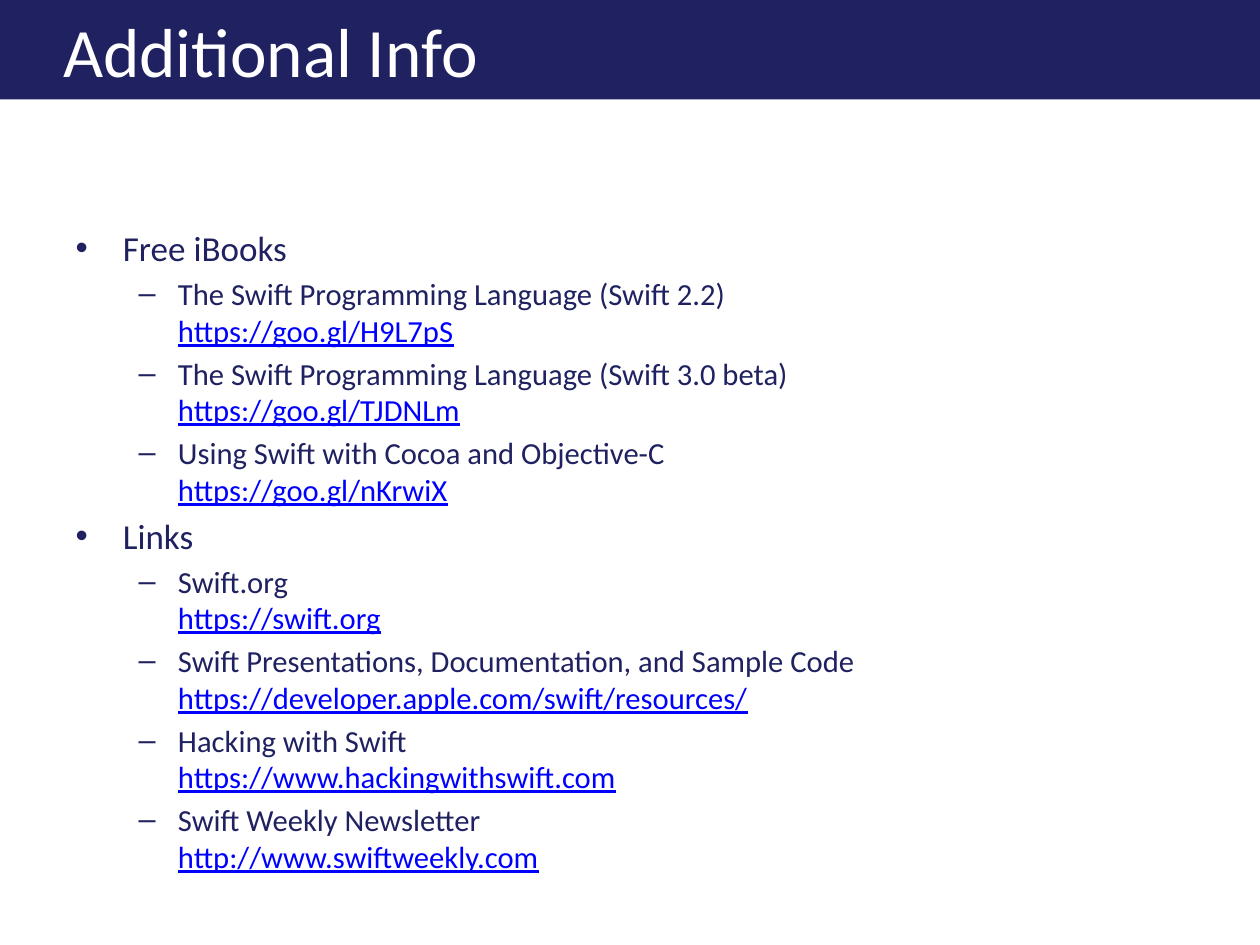
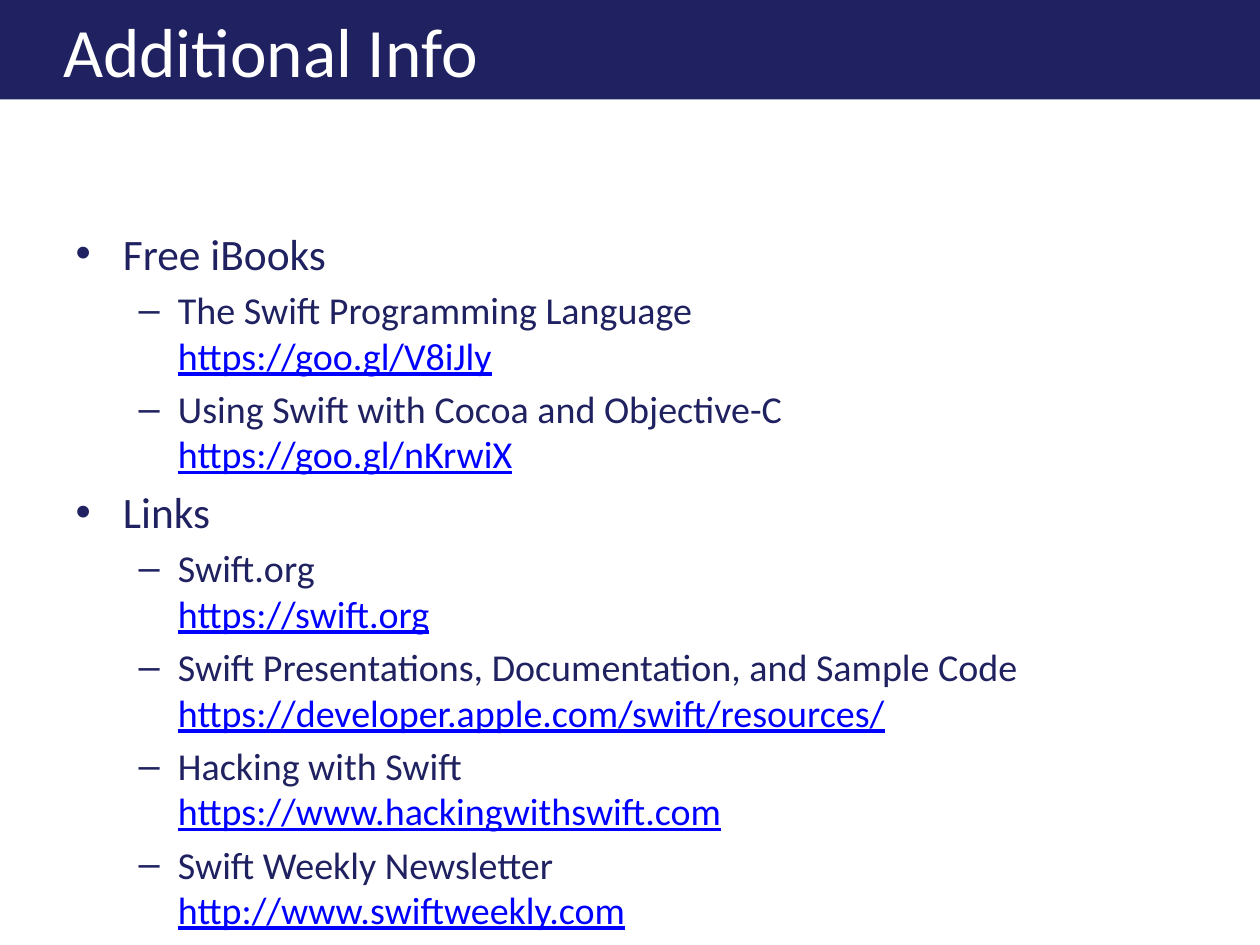
Before and after one commit to jkwuc89/Presentations, a slide deck: slide 7 of A Swift Introduction to Swift.pptx. Drawn at 1260x945 pixels with LibreOffice and Linux fonts; fonts in the diff are those of the drawing; background and template pictures are left out. Boxes give left, top, right and bottom in pixels: in the first picture for what was removed or moved away, otherwise in the second. Text is boxed around its words. In the diff, an @@ line names an element or a change of style, - is before the commit and + after.

```diff
--- a/A Swift Introduction to Swift.pptx
+++ b/A Swift Introduction to Swift.pptx
@@ text at (x1=123, y1=240, x2=1017, y2=930): size 20 to 24.8 pt in "Free iBooks", "Links"; size 17.5 to 21.7 pt in "Using Swift with Cocoa and Objective-C https://goo.gl/nKrwiX", "Swift.org https://swift.org", "Swift Presentations, Documentation, and Sample Code https:// ...", "Hacking with Swift https://www.hackingwithswift.com" and 1 more places @@
@@ text at (x1=178, y1=297, x2=693, y2=377): text changed; size 17.5 to 21.7 pt @@
-  – The Swift Programming Language (Swift 2.2)
-    https://goo.gl/H9L7pS
-  – The Swift Programming Language (Swift 3.0 beta)
-    https://goo.gl/TJDNLm
+  – The Swift Programming Language
+    https://goo.gl/V8iJly
```
Also in this commit, not shown: 4 other slides changed.
